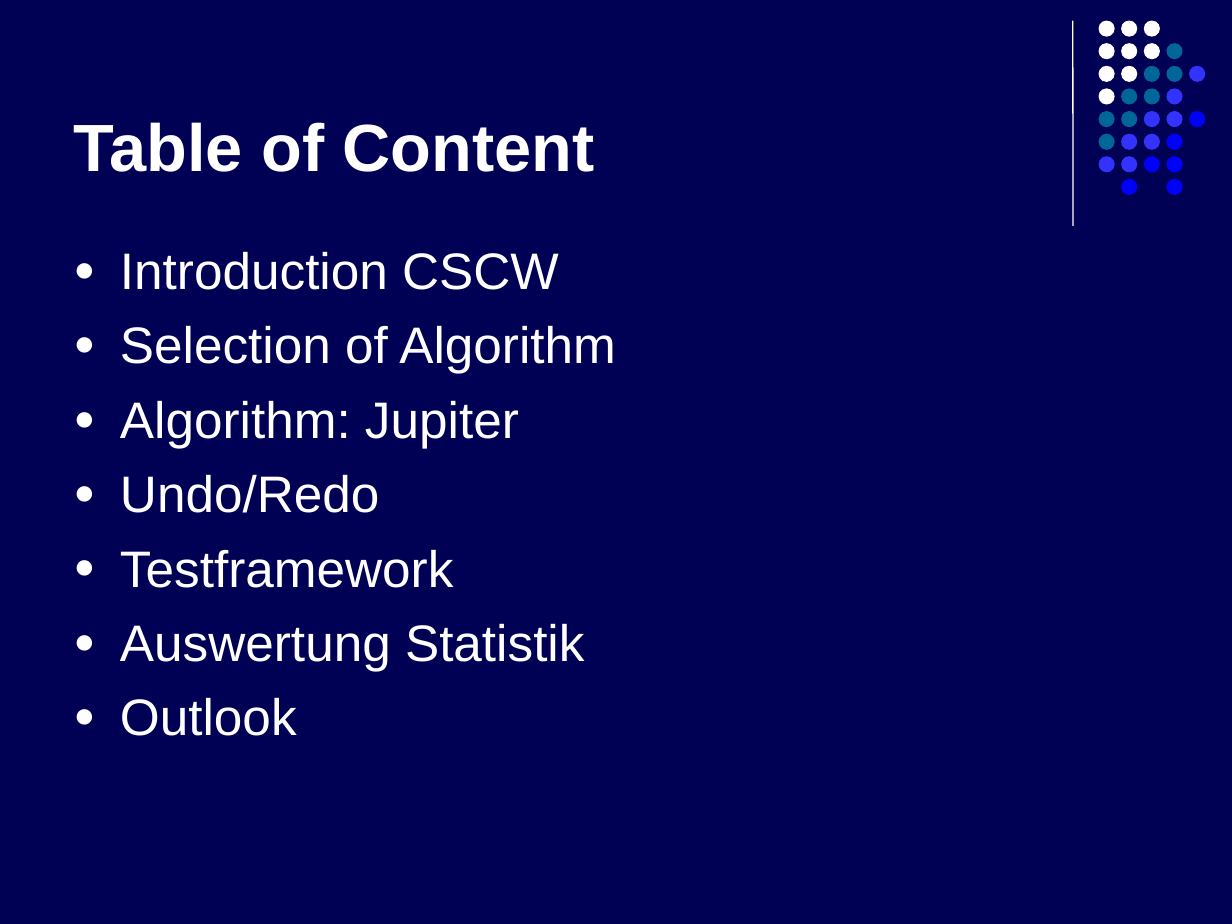
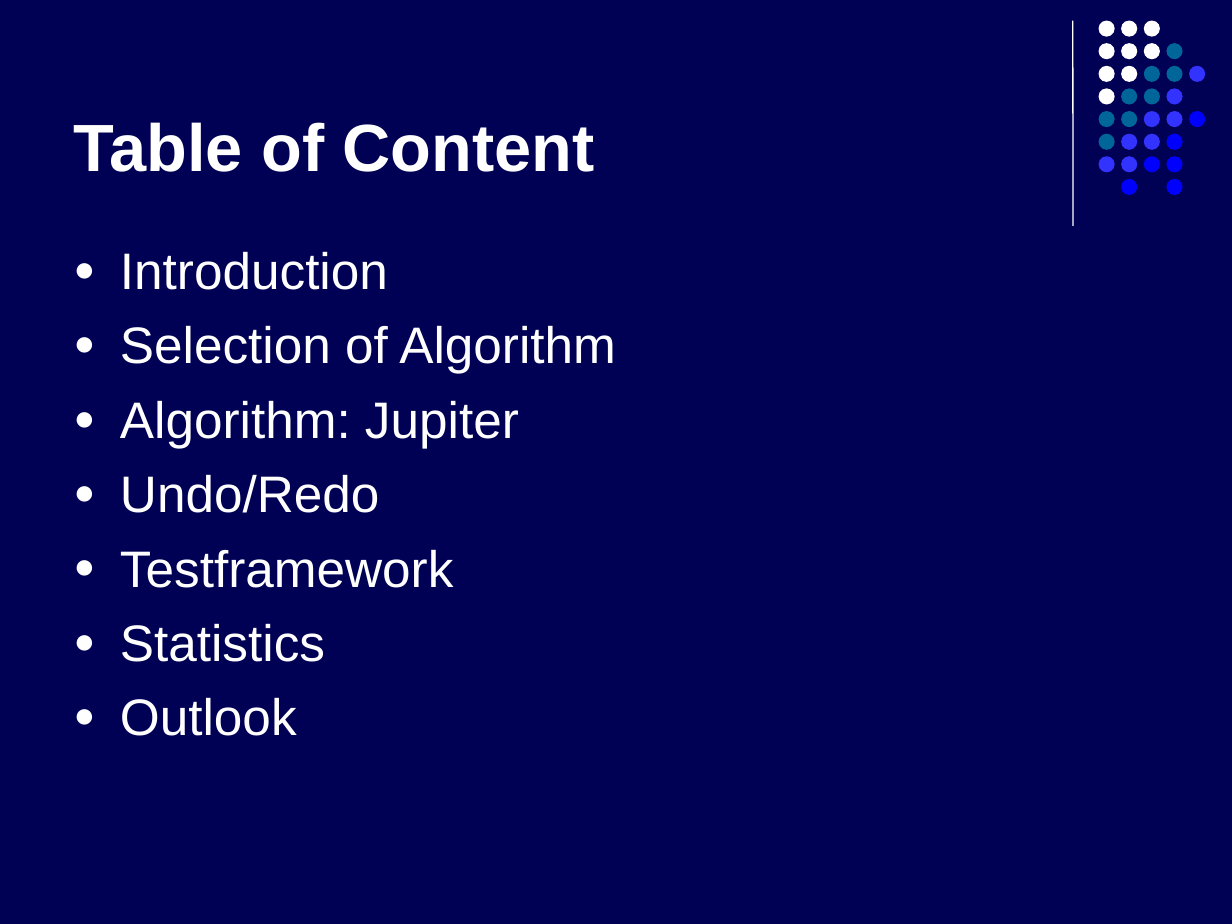
Before and after one commit to kyanha/ace, a slide deck: slide 4 of ace/trunk/doc/presentation/presentation.ppt. Drawn at 1232x924 pixels with LibreOffice and Linux fonts; fonts in the diff are those of the drawing. Boxes give left, top, right and bottom in pixels: in the first picture for what was removed or moved away, otherwise in the second. Text is boxed around its words. In the diff, an @@ line names an element or a change of style, - is before the commit and + after.

```diff
--- a/ace/trunk/doc/presentation/presentation.ppt
+++ b/ace/trunk/doc/presentation/presentation.ppt
@@ text at (x1=120, y1=251, x2=388, y2=290): text changed @@
-● Introduction CSCW
+● Introduction
@@ text at (x1=120, y1=623, x2=325, y2=662): text changed @@
-● Auswertung Statistik
+● Statistics
```
Also in this commit, not shown: 7 slides added.
